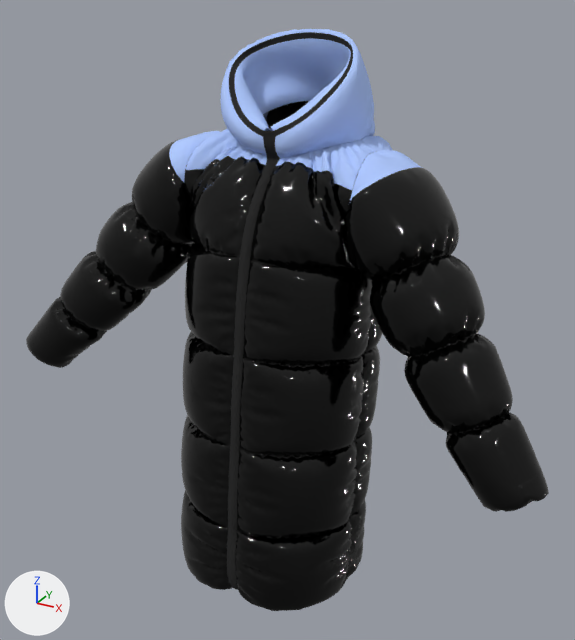
The glTF model public/Puffer.glb as it was, and as the next commit left it.
Rendered twice from a camera (50 mm lens) standing at (0.68, -1.115, 1.902) and looking at (0.0, 0.121, 1.284). The axes (+X, +Y, +Z) are drawn at lower left. The lights are the same throughout. Where no turn or scale is listed for an object, it has been applied to the vertices. Vertices at the same position are counted once.

Objects in the first picture: 'Cloth'.
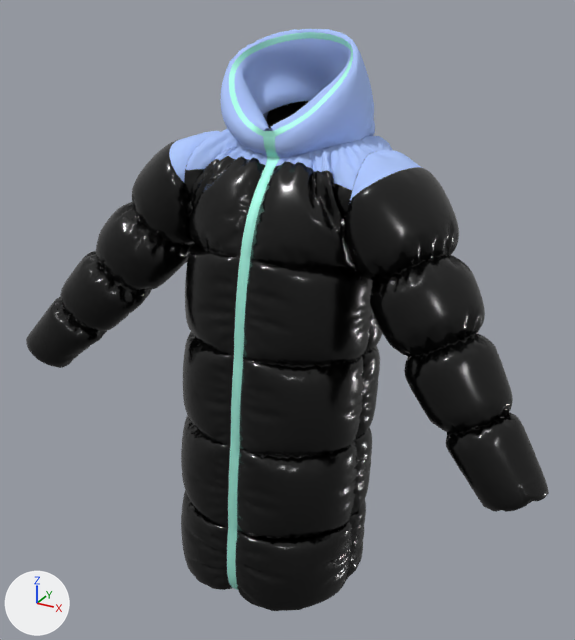
Changed parts and their boxes (x1, y1, x2, y2) in the pictures (575 x 640 px):
part 1 of me_cloth_mesh, recoloured (black to grey): (26, 101, 549, 611) in both
part 2 of me_cloth_mesh, recoloured (black to cyan): (227, 32, 353, 590) in both

The change, as a list of edits to the scene's bpy script:
```text
Add mat_puffer_lining:
    mat_puffer_lining = bpy.data.materials.new('Puffer_Lining')
    # colours: cyan #c4fff3
    # uses the picture img_image_1
Add mat_puffer_body:
    mat_puffer_body = bpy.data.materials.new('Puffer_Body')
    # colours: black #000000
    # uses the picture img_image_1
Change me_cloth_mesh:
    where me_cloth_mesh.from_pydata(...)  # 42596 vertices, 81285 faces; spans x -0.572..0.537, y -0.11..0.33, z 0.757..1.808
    used by ob_cloth; location = (0.0, 0.0, 0.0)
    me_cloth_mesh part 1: all 69574 faces that had it switch from mat_puffer_996005 to mat_puffer_body
    me_cloth_mesh part 2: all 1770 faces that had it switch from mat_lining_996011 to mat_puffer_lining
```
